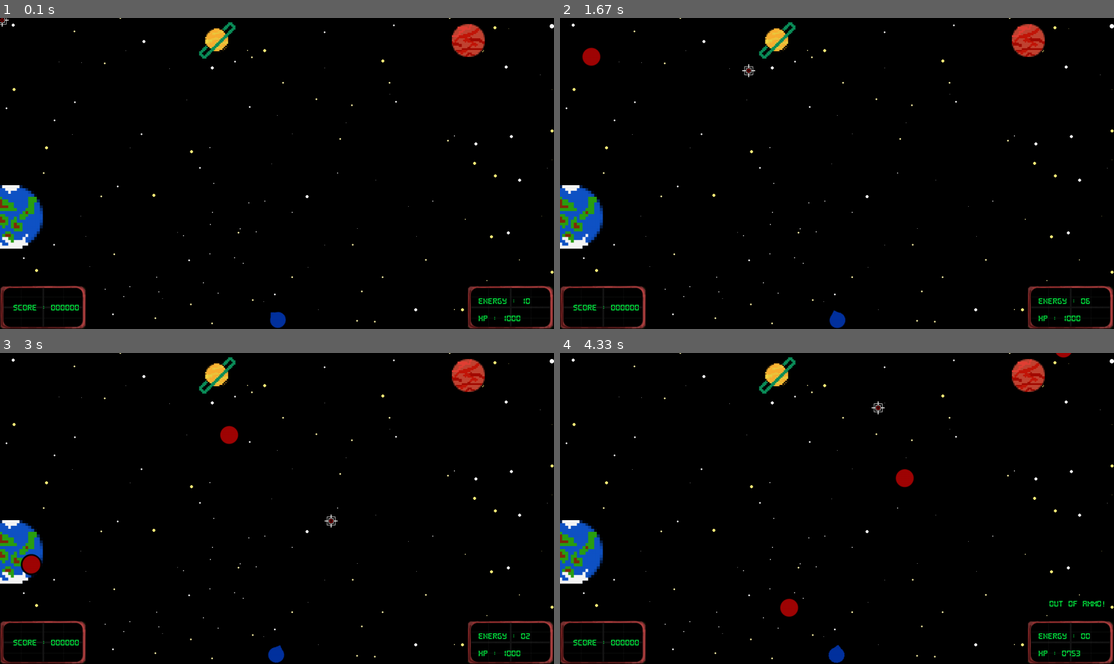
Above: before the commit, frames 1-4 (two rows, left to right).
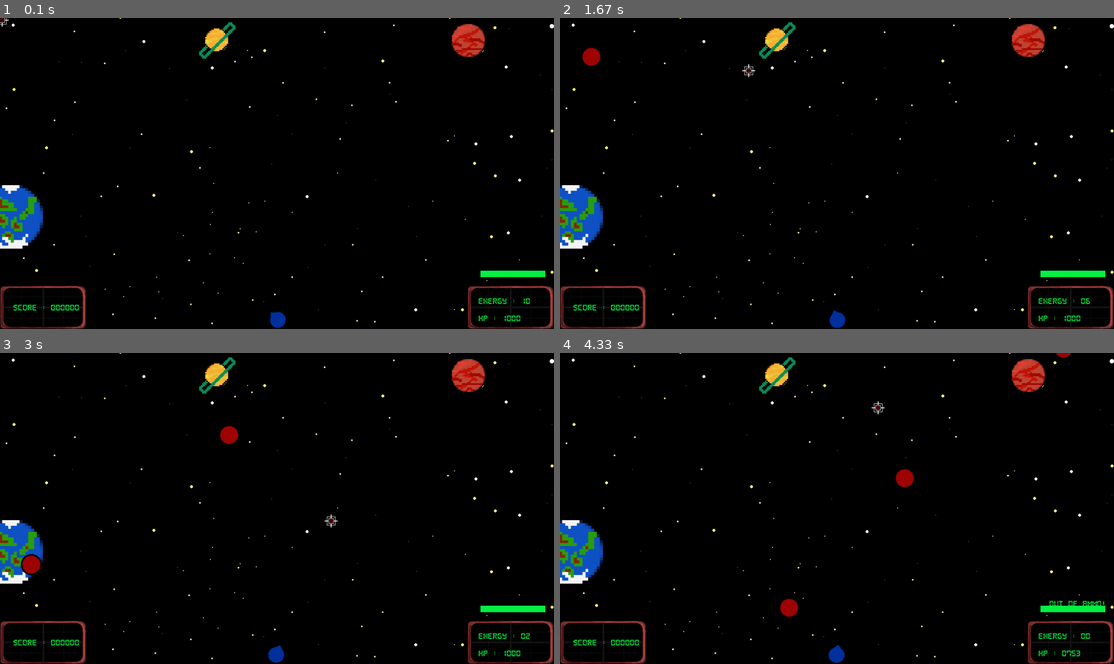
Above: after the commit, the same moments.

Repository: fanagiannis/DECK-COMMANDER
Game: pygame game, started from Game.py
Two runs of this game, one before a commit and one after it. Both use one fixed random seed, a clock stepped at 60 frames per second and the inputs below.
Inputs (mouse positions are in pixels of both pictures, inside the frame that each line leads up to):
- Up to frame 1 (0.1 s): no input
- Up to frame 2 (1.67 s): click (837, 173) at 0.38 s; click (1030, 210) at 0.72 s; click (626, 73) at 1.05 s; click (748, 70) at 1.38 s
- Up to frame 3 (3 s): press the mouse at (33, 399) at 1.7 s; move the mouse to (155, 511) at 1.8 s; release the mouse at (282, 623) at 1.93 s; press the mouse at (33, 443) at 2.03 s; move the mouse to (227, 492) at 2.13 s; release the mouse at (426, 542) at 2.27 s; press the mouse at (33, 486) at 2.37 s; move the mouse to (171, 468) at 2.47 s; release the mouse at (310, 446) at 2.6 s; press the mouse at (227, 399) at 2.7 s; move the mouse to (277, 461) at 2.8 s; release the mouse at (332, 520) at 2.93 s
- Up to frame 4 (4.33 s): click (914, 480) at 3.05 s; press the mouse at (903, 359) at 3.37 s; move the mouse to (781, 424) at 3.47 s; release the mouse at (654, 486) at 3.6 s; click (1036, 412) at 3.72 s; tap F at 4.07 s; click (875, 408) at 4.08 s

The runs differ from the first frame. In frame 1, 0.3% of the frame differs, in the area x 86-99%, y 81-84%; in frame 2, 0.3%; in frame 3, 0.3%; in frame 4, 0.3%.

Commit message:
ENERGY ICON ADDED

Diff:
--- a/Game.py
+++ b/Game.py
@@ -65,14 +65,14 @@
     DISPLAY_WINDOW.blit(PLANET2SCALED,(DISPLAY_WIDTH-250,0))
     DISPLAY_WINDOW.blit(PLANET3SCALED,(450,0))
 
-def line_animation():
-    pass
-
+def power():
+    pygame.draw.rect(DISPLAY_WINDOW,COLOR_GREEN,energy_supply_pos)
 
 def spawner():
 
     background(LINK_ASSETS_BACKGROUND)
     planets()
+    power()
 
     #MESSAGES
 
--- a/Variables.py
+++ b/Variables.py
@@ -28,4 +28,6 @@
 ammo_message_pos=(DISPLAY_WIDTH-175,DISPLAY_HEIGHT-75)
 ammo_no_message_pos=(DISPLAY_WIDTH-150,DISPLAY_HEIGHT-150)
 
+energy_supply_pos=(DISPLAY_WIDTH-170,DISPLAY_HEIGHT-135,150,15)
+
 score_value=100
Not shown, added: Photoshop/Space.psd
